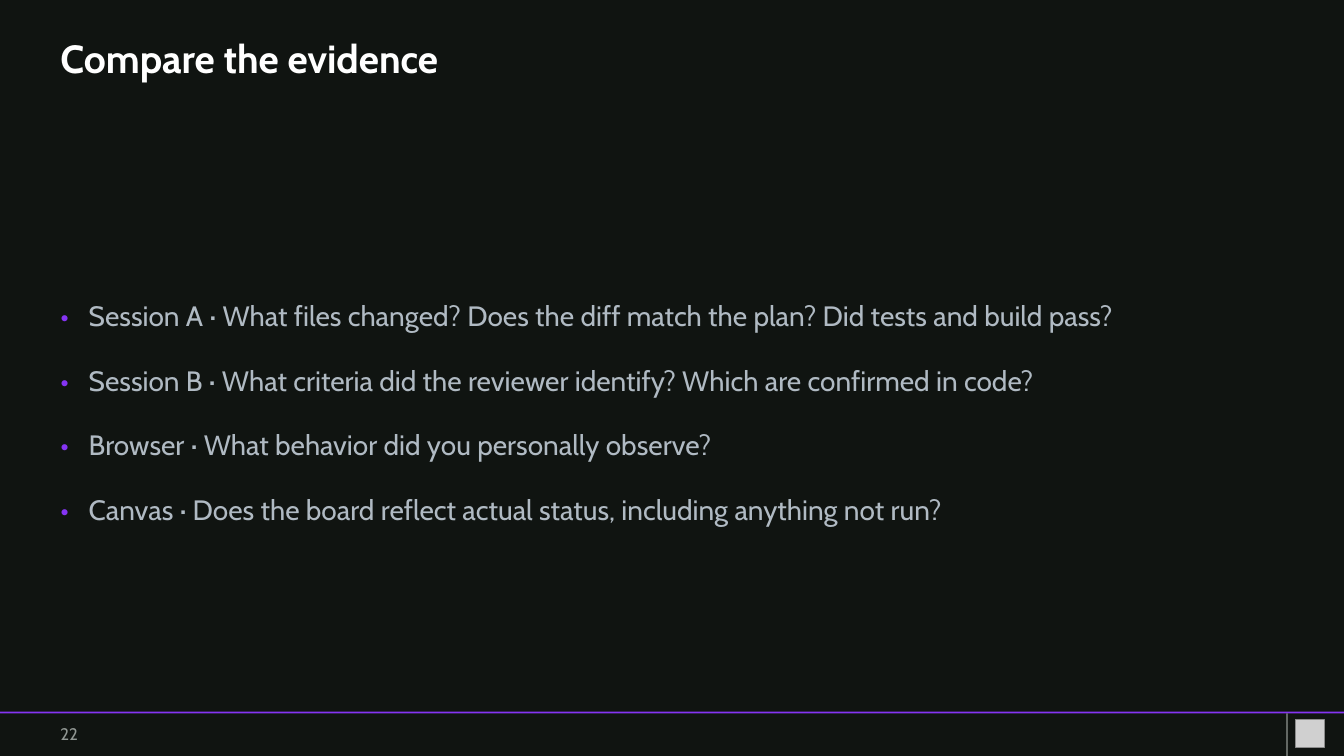
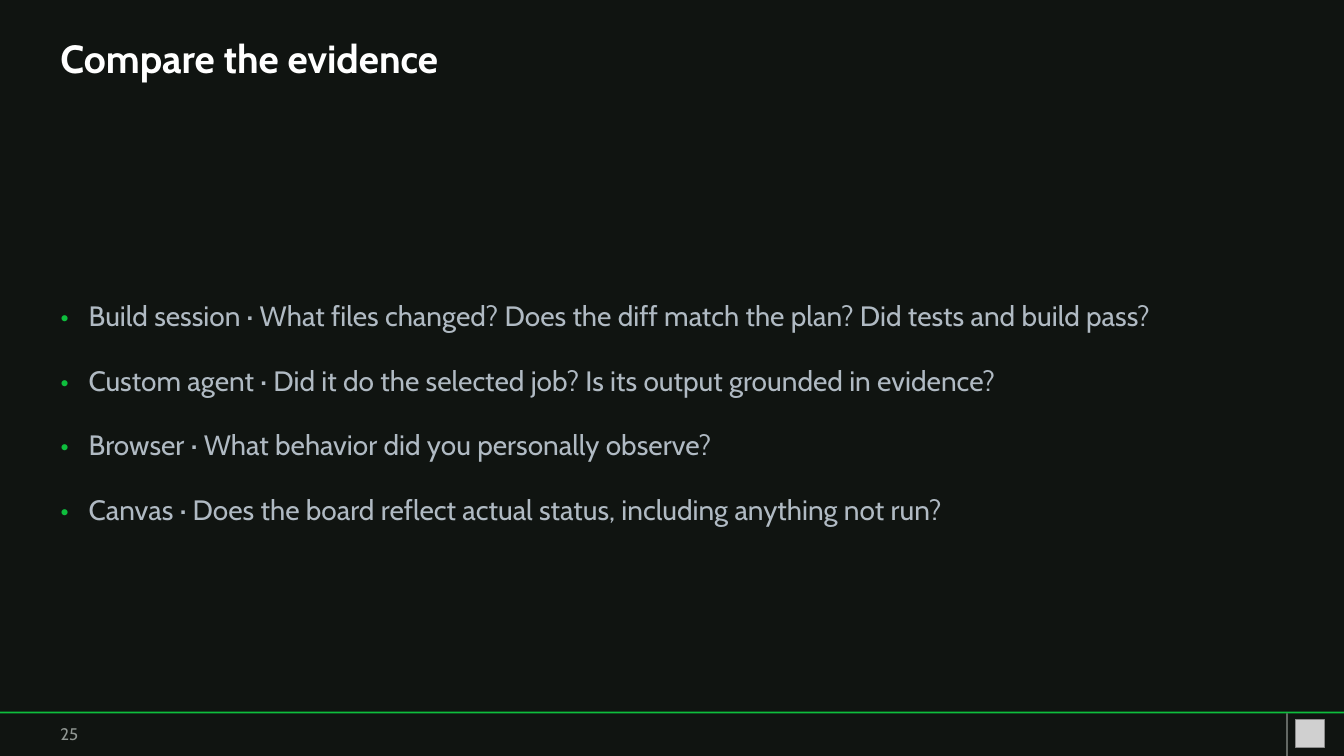
Before and after one commit to YXSSXR-9/copilot-app-for-beginners, a slide deck: slide 25 of workshop/copilot-app-book-app-workshop.pptx (slide 22 before the commit). Drawn at 1344x756 pixels with LibreOffice and Linux fonts; fonts in the diff are those of the drawing; grey boxes stand for pictures. Boxes give left, top, right and bottom in pixels: in the first picture for what was removed or moved away, otherwise in the second. Text is boxed around its words. In the diff, an @@ line names an element or a change of style, - is before the commit and + after.

```diff
--- a/workshop/copilot-app-book-app-workshop.pptx
+++ b/workshop/copilot-app-book-app-workshop.pptx
@@ text at (89, 305, 1150, 333): text changed @@
-Session A · What files changed? Does the diff match the plan? Did tests and build pass?
+Build session · What files changed? Does the diff match the plan? Did tests and build pass?
@@ text at (89, 370, 995, 397): text changed @@
-Session B · What criteria did the reviewer identify? Which are confirmed in code?
+Custom agent · Did it do the selected job? Is its output grounded in evidence?
@@ text colour #8534F3 to #0EBE3D in 4 elements at (60, 288, 79, 325), (60, 353, 79, 389), (60, 417, 79, 454), (60, 483, 79, 519) @@
@@ rectangle at (0, 712, 1344, 714): fill #8534F3 to #0EBE3D @@
@@ text at (60, 728, 78, 740): text changed @@
-22
+25
```
Also in this commit, not shown: 19 other slides changed, 5 slides added, 2 slides removed, 48 other files.
